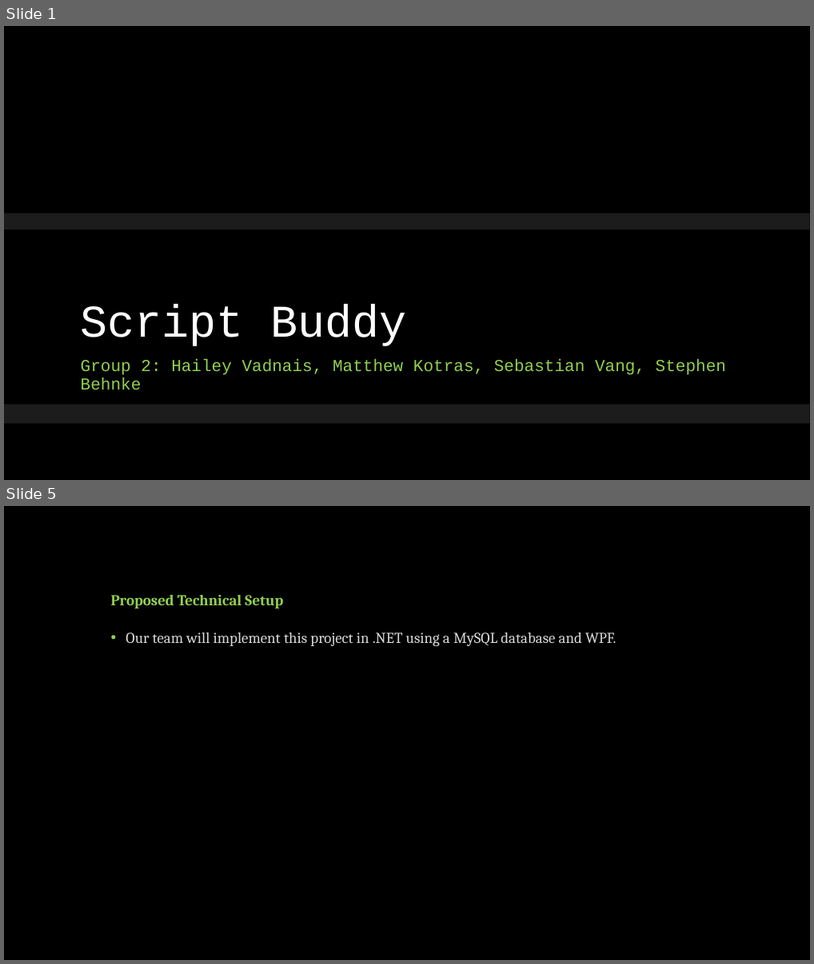
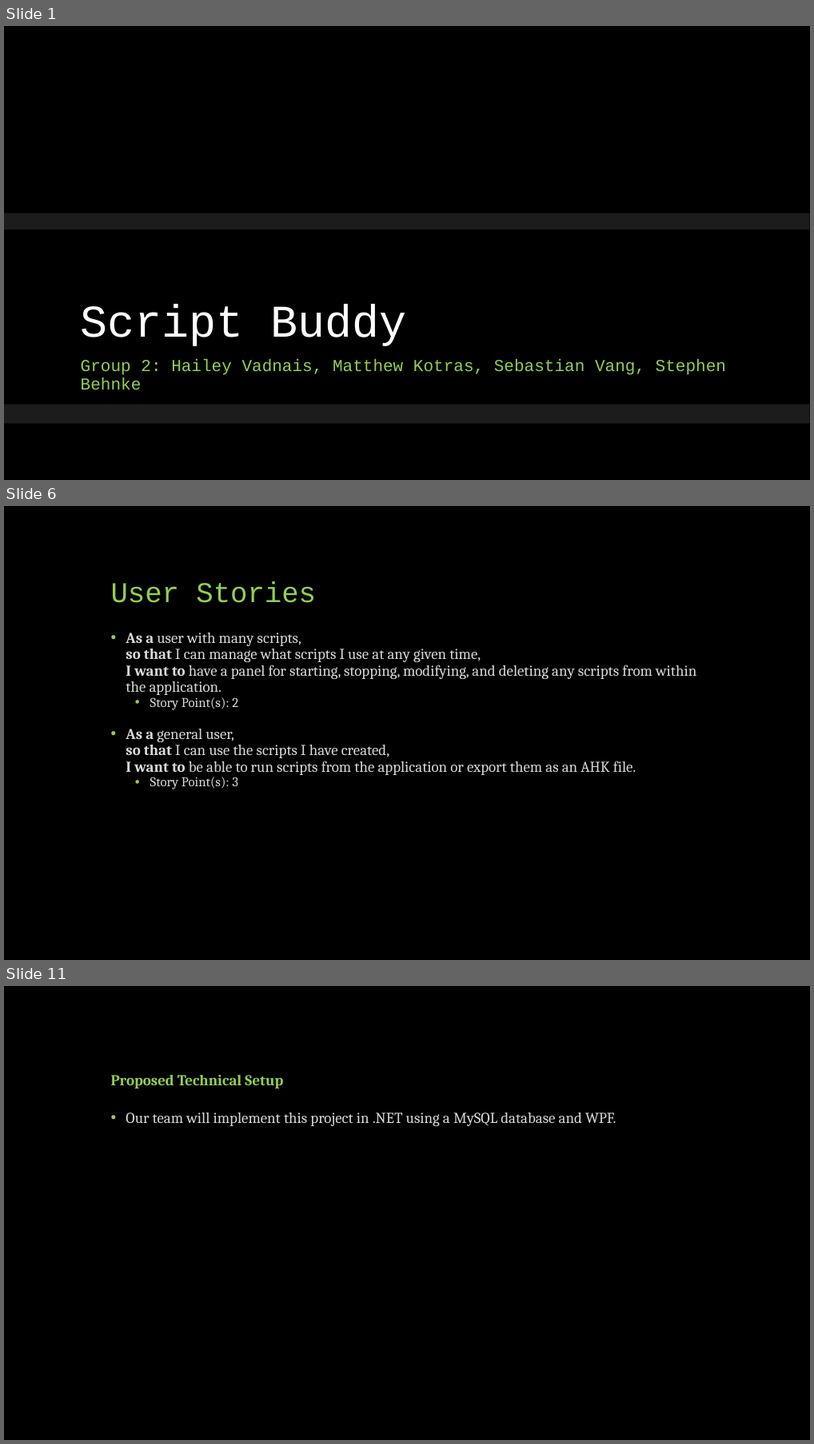
Before and after one commit to CS341-Group-2/sprint-1-presentation, a slide deck: Group 2 Introductory Presentation.pptx. Shown one above the other, each under a label of ours: slides 1 and 5 before the commit, slides 1, 6 and 11 after it; the slides between them are not shown. The pictures are 814x964 and 814x1444 pixels, drawn with LibreOffice and Linux fonts; fonts in the diff are those of the drawing; background and template pictures are left out. Boxes give left, top, right and bottom in pixels: in the first picture for what was removed or moved away, otherwise in the second. Text is boxed around its words. In the diff, an @@ line names an element or a change of style, - is before the commit and + after.

Commit message:
Added User Stories

```diff
--- a/Group 2 Introductory Presentation.pptx
+++ b/Group 2 Introductory Presentation.pptx
@@ slide 6 added at [4,506,810,960], background #000000 @@
@@ title added at [111,582,316,603], 34 pt, text #92D050 @@
+User Stories
@@ text added at [126,632,697,789], 18 pt, text #D9D9D9 @@
+• As a user with many scripts,
+  so that I can manage what scripts I use at any given time,
+  I want to have a panel for starting, stopping, modifying, and deleting any scripts from within the application.
+  • Story Point(s): 2
+• As a general user,
+  so that I can use the scripts I have created,
+  I want to be able to run scripts from the application or export them as an AHK file.
+  • Story Point(s): 3
@@ what was slide 5 is now slide 11 @@
```
Also in this commit, not shown: 1 slide changed, 7 other slides added, 2 slides removed.
